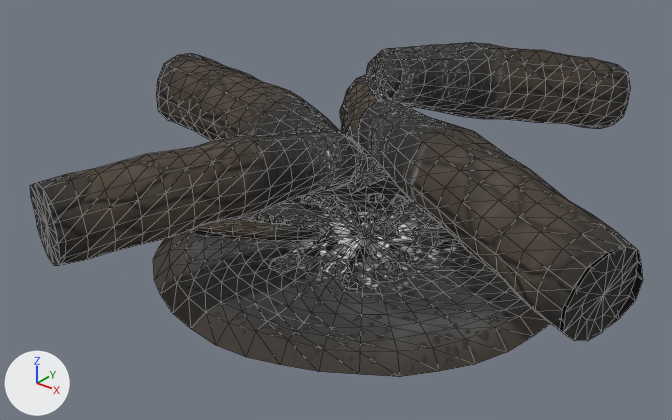
Two versions of the glTF model godot/art/world/campfire/campfire.glb, one commit apart.
One viewpoint serves both versions: a 50 mm lens placed at (1.11, -1.49, 0.979), pointed at (-0.023, -0.074, 0.1). Every picture has the same lights, and +X, +Y and +Z are marked at lower left. The older version comes first. Mesh edges are drawn as thin lines. Vertices at exactly the same position are counted once.

Names of what the first picture shows: 'Bed', 'Logs'.
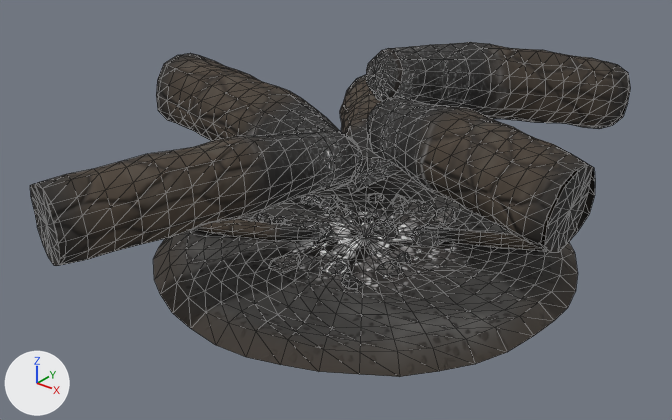
Boxes [x1, y1, x2, y2] around the edits, measured in the pictures (672 x 420 px; the box of a moved part takes in the faces that stretch with it):
'Logs', reshaped (25% shorter)
    before: [30, 42, 643, 341]
    after: [30, 42, 630, 266]
part 1 of me_logs, moved or reshaped
    before: [563, 247, 637, 341]
    after: [545, 165, 592, 253]
part 2 of me_logs, moved or reshaped
    before: [358, 98, 643, 332]
    after: [367, 96, 595, 251]

Diff of the bpy script that builds the scene:
```diff
--- a/godot/art/world/campfire/campfire.glb.py
+++ b/godot/art/world/campfire/campfire.glb.py
@@ me_logs @@
 # used by ob_logs; location = (0.0, 0.0, 0.0)
-me_logs.from_pydata(...)  # 1198 vertices, 2208 faces; spans x -0.678..0.684, y -0.662..0.679, z 0.005..0.433
+me_logs.from_pydata(...)  # 1198 vertices, 2208 faces; spans x -0.678..0.511, y -0.662..0.679, z 0.005..0.433
+# me_logs part 1: the loose piece of 29 vertices spanning x 0.628..0.676, y -0.334..-0.166, z 0.143..0.31 is turned 15.2 degrees about the z axis through its middle, then moved by (-0.157, 0.198, 0.025)
+# me_logs part 2: 197 of 1198 vertices moved; they spanned x 0.02..0.684, y -0.331..0.032, z 0.143..0.363 and now span x 0.031..0.51, y -0.138..0.063, z 0.168..0.371; mean shift (-0.069, 0.101, 0.012); largest move (0.684, -0.171, 0.225) -> (0.505, 0.033, 0.25)
 me_logs.materials.append(mat_campfire)
```
